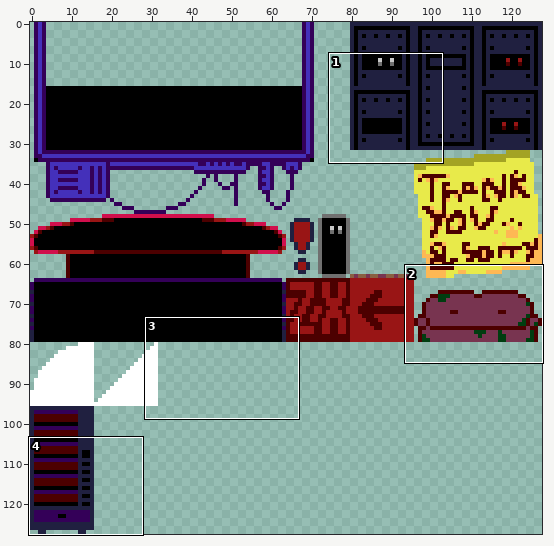
Two states of a sprite sheet, img/sheet1.png. The first picture is a wide view before the edit; the outline marks the close-up.
Close-up. As it was:
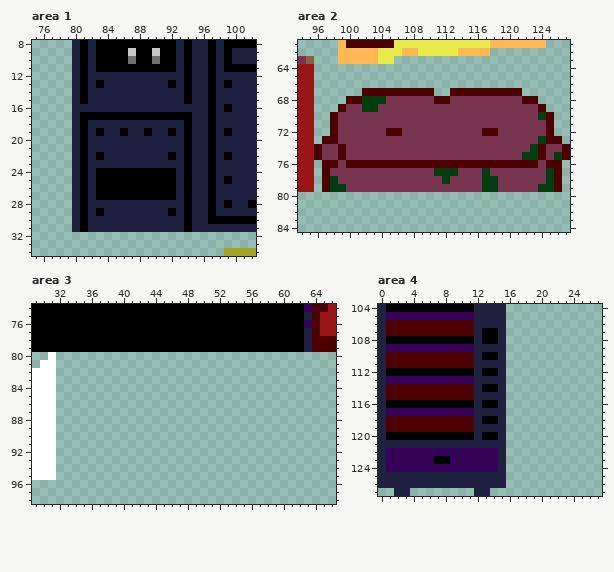
The file is 128x128 pixels. Shown: area 1: x 75..102, y 8..34; area 2: x 94..127, y 61..84; area 3: x 29..66, y 74..98; area 4: x 0..27, y 104..127.
After the commit:
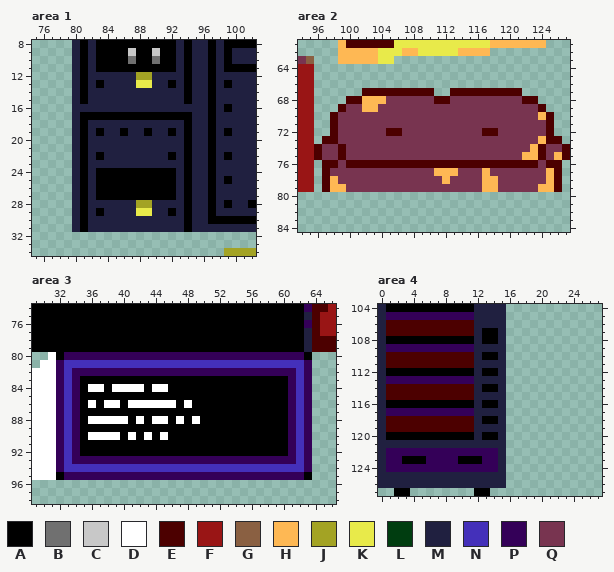
Palette (. is transparent): A #000000  B #707070  C #c8c8c8  D #ffffff  E #4c0000  F #991515  G #8a6042  H #feb854  J #a3a324  K #e8ea4a  L #003d10  M #202040  N #4430ba  P #340058  Q #783450
Diff:
Area 1:
The edit turns colour M into colour J in row 12 at x 88 to 89; in row 28 at x 88 to 89.
The edit turns colour M into colour K in row 13 at x 88 to 89; in row 29 at x 88 to 89.
Area 2:
The edit turns colour L into colour H in row 68 at x 102 to 104; in row 69 at x 102 to 103; in row 70 at x 124; in row 73 at x 124; in row 74 at x 123; in row 75 at x 122 to 123 and 126.
The edit turns colour L into colour H in row 77 at x 111 to 113, 117 and 125; in row 78 at x 98, 112, 117 to 118 and 125; in row 79 at x 98 to 99, 117 to 118 and 124 to 125.
Area 3:
There is now colour A in row 80 at x 32 and 63; in row 83 at x 35 to 60; in row 84 at x 35, 38, 43 and 46 to 60; in row 85 at x 35 to 60; in row 86 at x 35, 37, 40, 47 and 49 to 60; in row 87 at x 35 to 60.
There is now colour A in row 88 at x 35, 41, 43, 46, 48 and 50 to 60; in row 89 at x 35 to 60; in row 90 at x 35, 40, 42, 44 and 46 to 60; in rows 91 to 92 at x 35 to 60; in row 95 at x 32 and 63.
There is now colour D in row 84 at x 36 to 37, 39 to 42 and 44 to 45; in row 86 at x 36, 38 to 39, 41 to 46 and 48; in row 88 at x 36 to 40, 42, 44 to 45, 47 and 49; in row 90 at x 36 to 39, 41, 43 and 45.
There is now colour N in row 81 at x 33 to 62; in rows 82 to 93 at x 33 and 62; in row 94 at x 33 to 62.
There is now colour P in row 80 at x 33 to 62; in row 81 at x 32 and 63; in row 82 at x 32, 34 to 61 and 63; in rows 83 to 92 at x 32, 34, 61 and 63; in row 93 at x 32, 34 to 61 and 63; in row 94 at x 32 and 63.
There is now colour P in row 95 at x 33 to 62.
Area 4:
The edit turns colour M into colour A in row 127 at x 2 to 3 and 12 to 13.
The edit turns colour P into colour A in row 123 at x 3 to 5 and 10 to 12.
The edit turns colour A into colour P in row 123 at x 7 to 8.
Changed places in both close-ups, as pixel boxes (x1, y1, x2, y2):
changed: (136, 72, 152, 88)
changed: (136, 200, 152, 216)
changed: (362, 96, 386, 112)
changed: (434, 112, 562, 192)
changed: (330, 176, 346, 192)
added: (56, 352, 312, 480)
changed: (394, 456, 490, 496)
